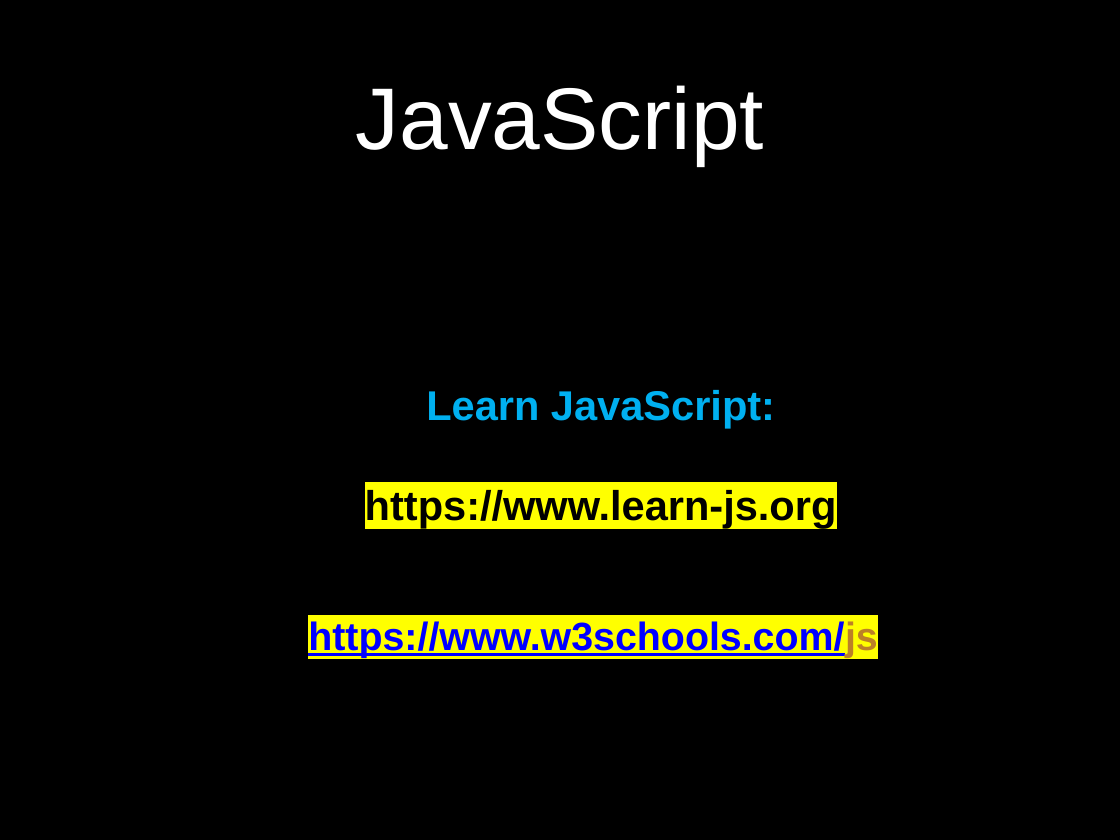
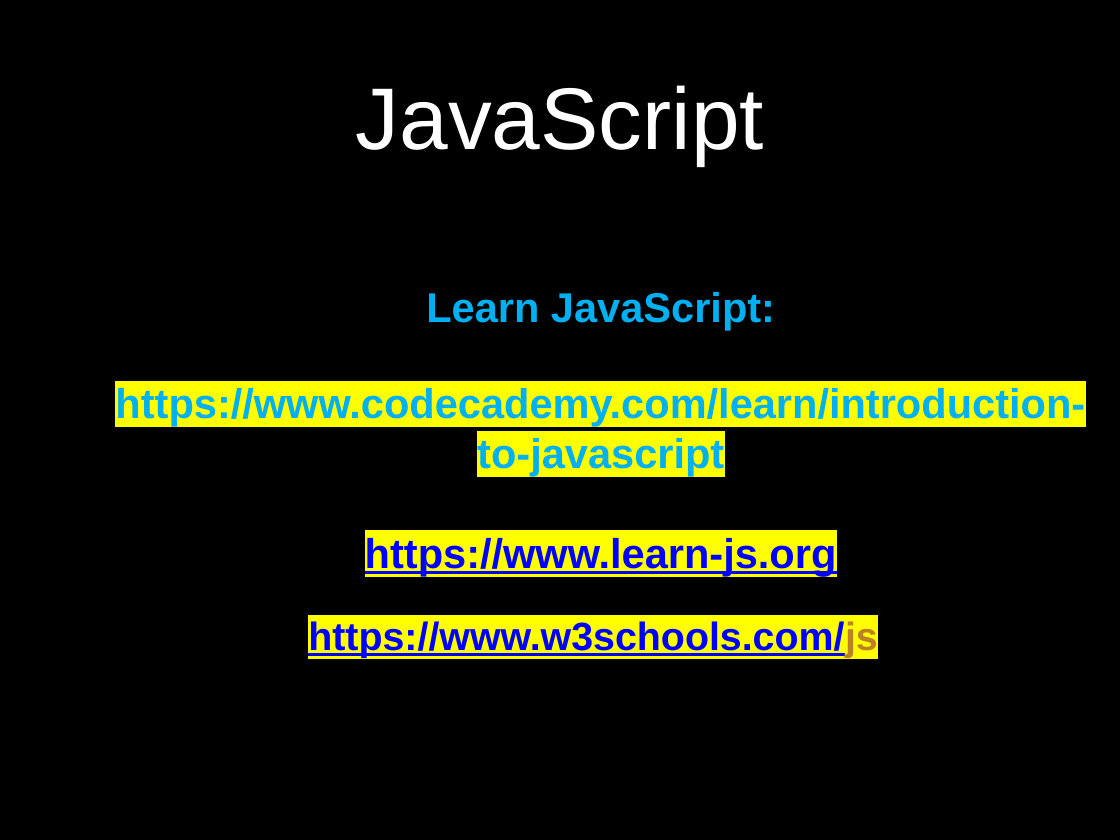
Before and after one commit to petereijgermans11/frontend-cursus, a slide deck: slide 1 of frontend-cursus/ 3 - JavaScript Tutorial.pptx. Drawn at 1120x840 pixels with LibreOffice and Linux fonts; fonts in the diff are those of the drawing. Boxes give left, top, right and bottom in pixels: in the first picture for what was removed or moved away, otherwise in the second. Text is boxed around its words. In the diff, an @@ line names an element or a change of style, - is before the commit and + after.

Commit message:
Update  3 - JavaScript Tutorial.pptx

```diff
--- a/frontend-cursus/ 3 - JavaScript Tutorial.pptx
+++ b/frontend-cursus/ 3 - JavaScript Tutorial.pptx
@@ text at [115,388,1085,476]: paragraph added @@
+https://www.codecademy.com/learn/introduction-to-javascript
@@ text at [365,538,837,575]: text colour #000000 to #0000FF, underline on in "https://www.learn-js.org" @@
```
